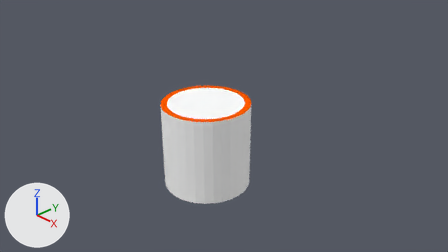
Renders of the Blender file Assets/Models/Level2/Level2.blend from each side of a commit.
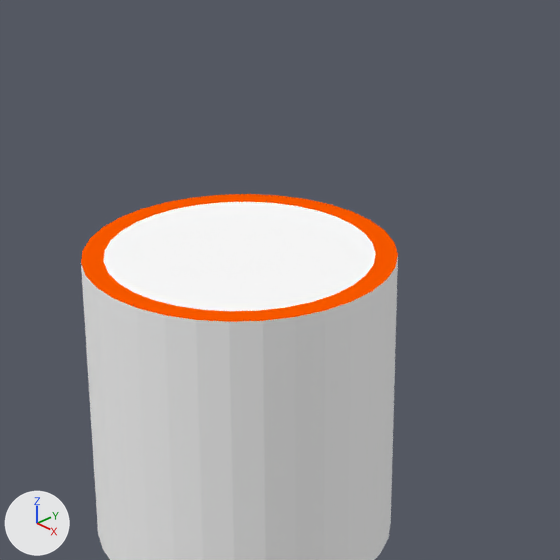
Old and new are each drawn from the file's camera 'Camera' and again close up on the part from 31% to 67% of the width and 12% to 76% of the height. The axes (+X, +Y, +Z) are drawn at lower left. The lights are the same throughout.
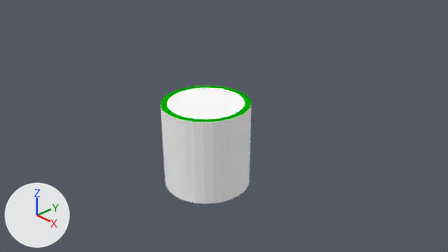
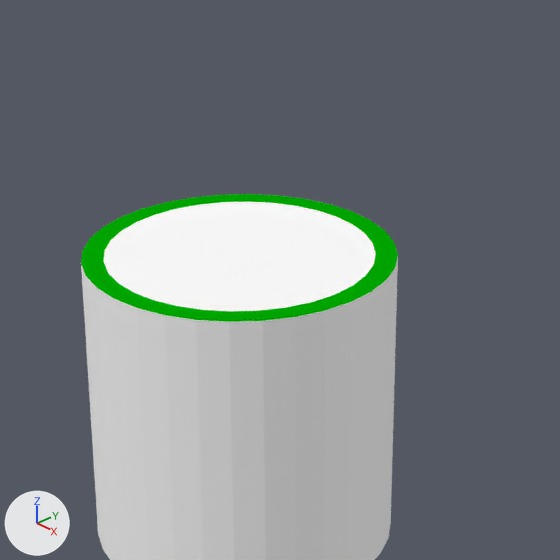
Commit message: Adds levels 3-5

Pixel boxes (x1, y1, x2, y2) of what changed, in the close-ups (560 x 560 px):
```json
{"object": "Cylinder", "change": "recoloured", "before": [81, 194, 398, 325], "after": [81, 194, 398, 325], "on screen": "orange to green"}
```

The change, as JSON lines over the scene's bpy script:
```json
{"op": "set", "path": "mat_edges_001.base_color", "old": "(1.0, 0.102, 0.0)", "new": "(0.0, 0.4, 0.0)", "note": "orange #ff5a00 -> green #00aa00"}
```
